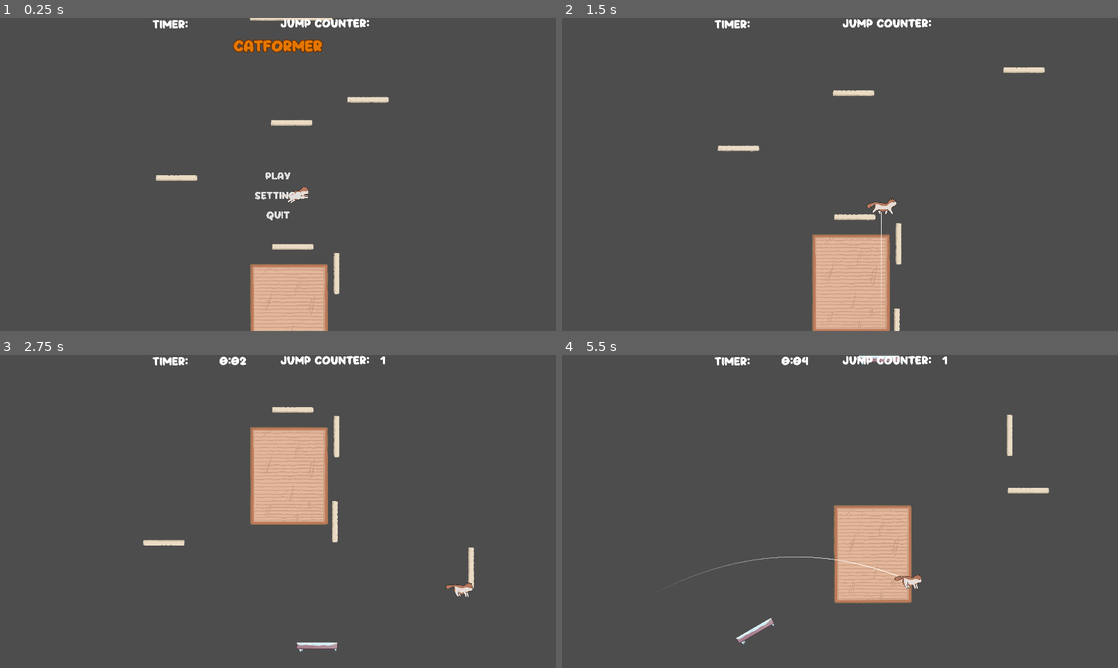
Above: before the commit, frames 1-4 (two rows, left to right).
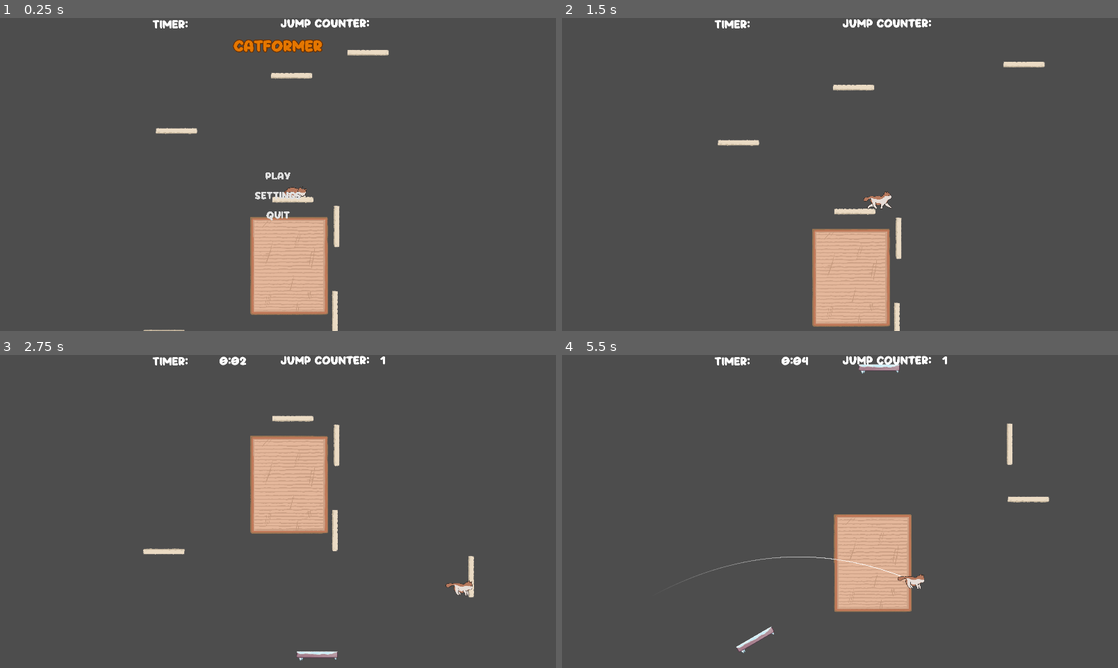
Above: after the commit, the same moments.

Repository: speedacm/Game-Dev-Catformer
Game: Godot game, scene res://Scenes/main.tscn
Two runs of this game, one before a commit and one after it. Both use one fixed random seed, a clock stepped at 60 frames per second and the inputs below.
Inputs (mouse positions are in pixels of both pictures, inside the frame that each line leads up to):
- Up to frame 1 (0.25 s): no input
- Up to frame 2 (1.5 s): click "Play" at 0.5 s; move the mouse to (962, 158) at 1.27 s; hold D (right) from 1.28 s (still down); hold Alt (sprint) from 1.28 s (still down); tap C (c) at 1.35 s; click (962, 158) at 1.42 s
- Up to frame 3 (2.75 s): release D (right) at 2 s; release Alt (sprint) at 2 s; drag from (166, 527) to (289, 605) at 2.02 s
- Up to frame 4 (5.5 s): move the mouse to (895, 442) at 2.77 s; press the mouse at (895, 442) at 2.78 s; hold A (left) 2.78-3.5 s; tap Alt (sprint) at 3.05, 4.55 s; release the mouse at (895, 442) at 3.5 s; drag from (812, 574) to (673, 464) at 3.52 s; move the mouse to (1006, 558) at 4.27 s; hold D (right) 4.28-5 s; hold Ctrl (hold) 4.28-5 s; drag from (673, 464) to (873, 549) at 5.02 s

The runs differ from the first frame. In frame 1, 4.6% of the frame differs, in the area x 25-70%, y 0-100%; in frame 2, 2.2%; in frame 3, 2.3%; in frame 4, 2.2%.

Commit message:
Added sleep/wake animation

Diff:
--- a/Scenes/Cat.tscn
+++ b/Scenes/Cat.tscn
@@ -16,7 +16,7 @@
 vel_multiplier = 2.0
 
 [node name="player" parent="." instance=ExtResource("3_ve8hx")]
-position = Vector2(0, -18500)
+position = Vector2(0, -18175)
 
 [node name="Trajectory" parent="." instance=ExtResource("4_0du1n")]
 points = PackedVector2Array(-31, -16033)
--- a/Scenes/kineplayer.tscn
+++ b/Scenes/kineplayer.tscn
@@ -1,10 +1,8 @@
-[gd_scene load_steps=14 format=3 uid="uid://bdhgxihnvqm3e"]
+[gd_scene load_steps=17 format=3 uid="uid://bdhgxihnvqm3e"]
 
 [ext_resource type="Script" path="res://Scripts/kineplayer.gd" id="1_n43a3"]
-
 [ext_resource type="Texture2D" uid="uid://cyy3x7od0vav2" path="res://Cat Animations/GameDevCatformer(SpriteSheet2).png" id="2_8e8k0"]
 [ext_resource type="Texture2D" uid="uid://mi21lreu1nji" path="res://Asset_Pack/statics/Screenshot 2023-10-04 at 6.39.47 PM.png" id="3_1eeqk"]
-
 [ext_resource type="Script" path="res://Scenes/Camera2D.gd" id="3_xp0tx"]
 [ext_resource type="Script" path="res://Scenes/UILine.gd" id="4_88xvk"]
 
@@ -92,6 +90,39 @@
 "values": [30, 31, 32, 33, 34]
 }
 
+[sub_resource type="Animation" id="Animation_e4rrc"]
+resource_name = "Sleep"
+length = 2.0
+loop_mode = 1
+tracks/0/type = "value"
+tracks/0/imported = false
+tracks/0/enabled = true
+tracks/0/path = NodePath("Sprite2D:frame")
+tracks/0/interp = 1
+tracks/0/loop_wrap = true
+tracks/0/keys = {
+"times": PackedFloat32Array(0, 0.4, 0.8, 1.2, 1.6),
+"transitions": PackedFloat32Array(1, 1, 1, 1, 1),
+"update": 1,
+"values": [40, 41, 42, 43, 44]
+}
+
+[sub_resource type="Animation" id="Animation_pifui"]
+resource_name = "Wake"
+length = 0.75
+tracks/0/type = "value"
+tracks/0/imported = false
+tracks/0/enabled = true
+tracks/0/path = NodePath("Sprite2D:frame")
+tracks/0/interp = 1
+tracks/0/loop_wrap = true
+tracks/0/keys = {
+"times": PackedFloat32Array(0, 0.08, 0.16, 0.31, 0.46, 0.61),
+"transitions": PackedFloat32Array(1, 1, 1, 1, 1, 1),
+"update": 1,
+"values": [50, 51, 52, 53, 54, 55]
+}
+
 [sub_resource type="Animation" id="Animation_logl7"]
 resource_name = "Walk"
 length = 0.9
@@ -104,6 +135,23 @@
 tracks/0/loop_wrap = true
 tracks/0/keys = {
 "times": PackedFloat32Array(0, 0.15, 0.3, 0.45, 0.6, 0.75),
+"transitions": PackedFloat32Array(1, 1, 1, 1, 1, 1),
+"update": 1,
+"values": [10, 11, 12, 13, 14, 15]
+}
+
+[sub_resource type="Animation" id="Animation_cvwf1"]
+resource_name = "Run"
+length = 0.3
+loop_mode = 1
+tracks/0/type = "value"
+tracks/0/imported = false
+tracks/0/enabled = true
+tracks/0/path = NodePath("Sprite2D:frame")
+tracks/0/interp = 1
+tracks/0/loop_wrap = true
+tracks/0/keys = {
+"times": PackedFloat32Array(0, 0.05, 0.1, 0.15, 0.2, 0.25),
 "transitions": PackedFloat32Array(1, 1, 1, 1, 1, 1),
 "update": 1,
 "values": [10, 11, 12, 13, 14, 15]
@@ -115,7 +163,10 @@
 "Idle": SubResource("Animation_2vv83"),
 "Jump Charge": SubResource("Animation_ton87"),
 "Jump_Release": SubResource("Animation_ddlkf"),
+"Run": SubResource("Animation_cvwf1"),
 "Scratchpad_Fall": SubResource("Animation_3lecs"),
+"Sleep": SubResource("Animation_e4rrc"),
+"Wake": SubResource("Animation_pifui"),
 "Walk": SubResource("Animation_logl7")
 }
 
@@ -129,8 +180,8 @@
 scale = Vector2(0.432531, 0.443167)
 texture = ExtResource("2_8e8k0")
 hframes = 10
-vframes = 4
-frame = 26
+vframes = 6
+frame = 10
 
 [node name="CollisionShape2D" type="CollisionShape2D" parent="."]
 visible = false
@@ -164,4 +215,4 @@
 [node name="SlopeDetector" type="RayCast2D" parent="."]
 target_position = Vector2(0, 100)
 
-[connection signal="animation_finished" from="AnimationPlayer" to="." method="_on_animation_player_animation_finished"]
+[connection signal="animation_finished" from="AnimationPlayer" to="." method="wakeup_anim_finished"]
--- a/Scenes/ui/themes/theme_one.tres
+++ b/Scenes/ui/themes/theme_one.tres
@@ -1,5 +1,4 @@
 [gd_resource type="Theme" load_steps=5 format=3 uid="uid://dvfut26fprh7d"]
-
 
 [ext_resource type="FontFile" uid="uid://b4sdp8k5ch813" path="res://Scenes/ui/Puffy-gxW55.otf" id="1_p6rdn"]
 
--- a/Scripts/kineplayer.gd
+++ b/Scripts/kineplayer.gd
@@ -17,17 +17,22 @@
 var canwalljump = false
 var exiting = false
 var smallHopping = false
+var awake = false
+var callonce = 0
+var sprinting = false
 
 signal falling()
 
 func _ready():
 	connect('falling', dragline._on_falling)
 
-
 #Executes Every Frame
 func _physics_process(delta):
 
-	if sleeping == false:
+	IsSleep()
+
+	if sleeping == false && awake == true:
+
 		var movement = move_and_slide()
 
 		Fall(delta)
@@ -43,8 +48,6 @@
 		AnimatePlayer()
 
 
-
-
 #Function Defintions
 
 func AnimatePlayer():
@@ -53,7 +56,8 @@
 
 	if is_on_floor():
 		#Play walk animation if moving on floor
-		if (velocity.x!=0): $AnimationPlayer.play("Walk")
+		if (velocity.x!=0 && !sprinting): $AnimationPlayer.play("Walk")
+		elif (velocity.x!=0 && sprinting): $AnimationPlayer.play("Run")
 		#Play charge animation if dragging mouse
 		elif (Input.is_action_just_pressed("Click")):
 			mouse_start = get_global_mouse_position()
@@ -115,7 +119,10 @@
 			direction += 1
 		var sprint = 1
 		if Input.is_action_pressed("sprint"):
+			sprinting = true
 			sprint = 1.5
+		if Input.is_action_just_released("sprint"):
+			sprinting = false
 		if direction:
 			direction /= abs(direction)
 			velocity.x = direction * SPEED * sprint
@@ -146,3 +153,15 @@
 func _on_wallexit():
 	canhold = false
 	canwalljump = false
+
+
+func IsSleep():
+	if sleeping == false && awake == false && callonce == 0:
+		callonce = 1
+		$AnimationPlayer.play("Wake")
+
+func wakeup_anim_finished(anim_name):
+	if anim_name == "Wake":
+		print("Wakey wakey")
+		awake = true
+	pass # Replace with function body.
--- a/Scripts/main_menu.gd
+++ b/Scripts/main_menu.gd
@@ -2,6 +2,9 @@
 
 @onready var main_menu = $CanvasLayer
 @onready var playButton = $CanvasLayer/Buttons/ButtonsContainer/Button_Play
+@onready var player = get_parent().get_node("Cat")
+@onready var kinebody = player.get_node("player")
+@onready var anim = kinebody.get_node("AnimationPlayer")
 
 '''
 Additional notes:
@@ -23,14 +26,12 @@
 	get_tree().change_scene_to_file(startGame)
 
 func _ready():
+	anim.play("Sleep")
 	print("Main Menu Boot")
 
 func _on_button_play_pressed():
-	var player = get_parent().get_node("Cat")
-	player.get_node('player').sleeping = false
+	kinebody.sleeping = false
 	queue_free()
-
-
 
 func _on_button_quit_pressed():
 	get_tree().quit()
Binary file changed: Cat Animations/GameDevCatformer(SpriteSheet2).png
Not shown: 1 places in Scenes/map.tscn that only renumber resources
